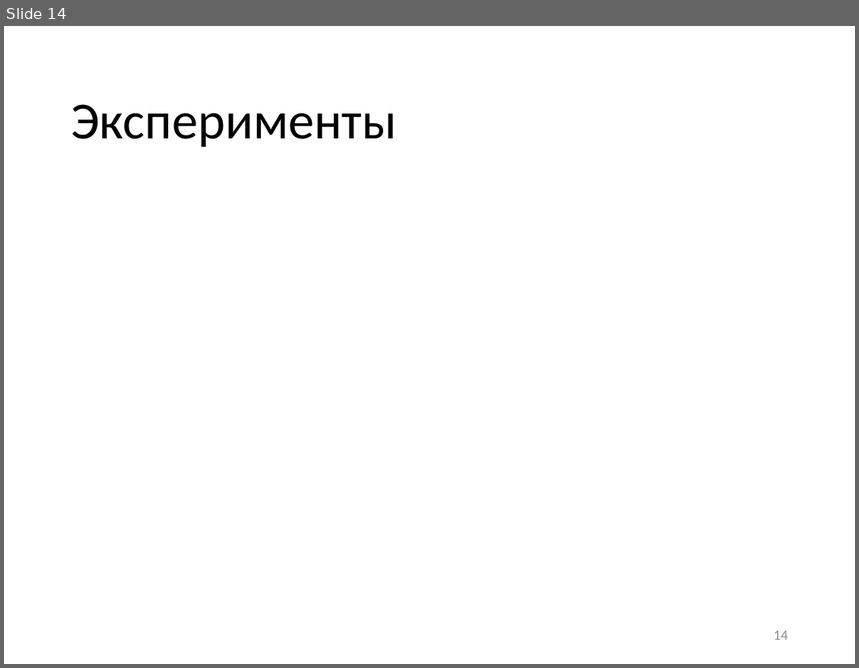
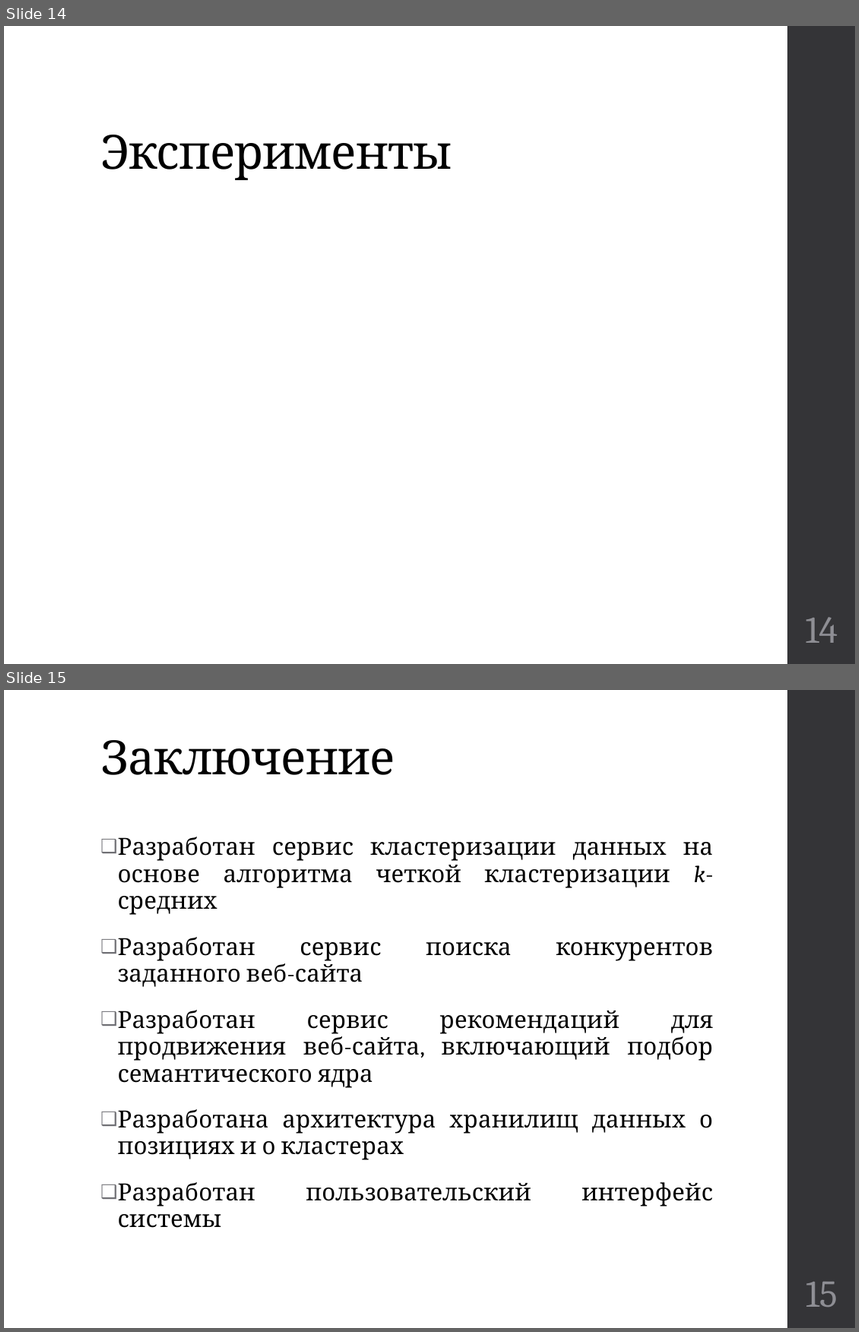
Before and after one commit to kwadraterry/diploma, a slide deck: Отчет/Доклад Неповинных.pptx. Shown one above the other, each under a label of ours: slide 14 before the commit, slides 14 and 15 after it. The pictures are 859x668 and 859x1332 pixels, drawn with LibreOffice and Linux fonts; fonts in the diff are those of the drawing. Boxes give left, top, right and bottom in pixels: in the first picture for what was removed or moved away, otherwise in the second. Text is boxed around its words. In the diff, an @@ line names an element or a change of style, - is before the commit and + after.

Commit message:
Добавлена презентация, обновлен алгоритм

```diff
--- a/Отчет/Доклад Неповинных.pptx
+++ b/Отчет/Доклад Неповинных.pptx
@@ slide 15 added at (x1=4, y1=690, x2=855, y2=1328), background #FFFFFF; not listed: 1 template element that a slide beside it also shows @@
@@ title added at (x1=101, y1=740, x2=395, y2=775), 40 pt, text #000000 @@
+Заключение
@@ text added at (x1=118, y1=837, x2=714, y2=1207), 20 pt, text #000000 @@
+❑ Разработан сервис кластеризации данных на основе алгоритма четкой кластеризации k-средних
+❑ Разработан сервис поиска конкурентов заданного веб-сайта
+❑ Разработан сервис рекомендаций для продвижения веб-сайта, включающий подбор семантического ядра
+❑ Разработана архитектура хранилищ данных о позициях и о кластерах
+❑ Разработан пользовательский интерфейс системы
@@ page number added at (x1=806, y1=1282, x2=838, y2=1307), 32 pt, text #8E8E94 @@
+15
@@ slide 14 changed as well @@
@@ rectangle added at (x1=788, y1=26, x2=855, y2=664), fill #353537 @@
@@ title "Эксперименты" moved from (x1=71, y1=104, x2=397, y2=147) to (x1=101, y1=135, x2=452, y2=180) @@
@@ title "Эксперименты" at (x1=101, y1=135, x2=452, y2=180): size 44 to 40 pt, font Calibri to Cambria, letter spacing 0 to -0.5 pt; vertical alignment middle to bottom @@
@@ page number moved from (x1=774, y1=631, x2=788, y2=640) to (x1=806, y1=617, x2=838, y2=643) @@
@@ page number at (x1=806, y1=617, x2=838, y2=643): size 12 to 32 pt, font Calibri to Cambria, text colour #8C8C8C to #8E8E94; alignment right to centre @@
```
Also in this commit, not shown: 10 other slides changed, 3 other slides added, 4 slides removed, 1 other file.
